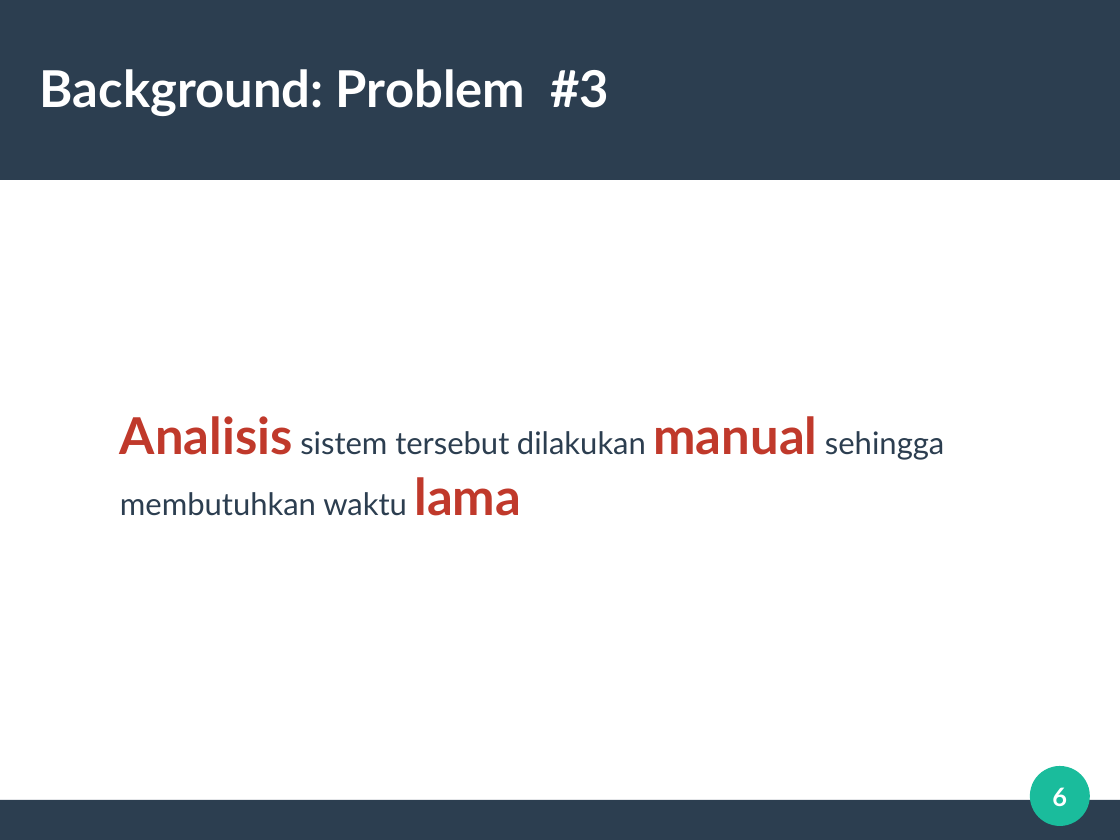
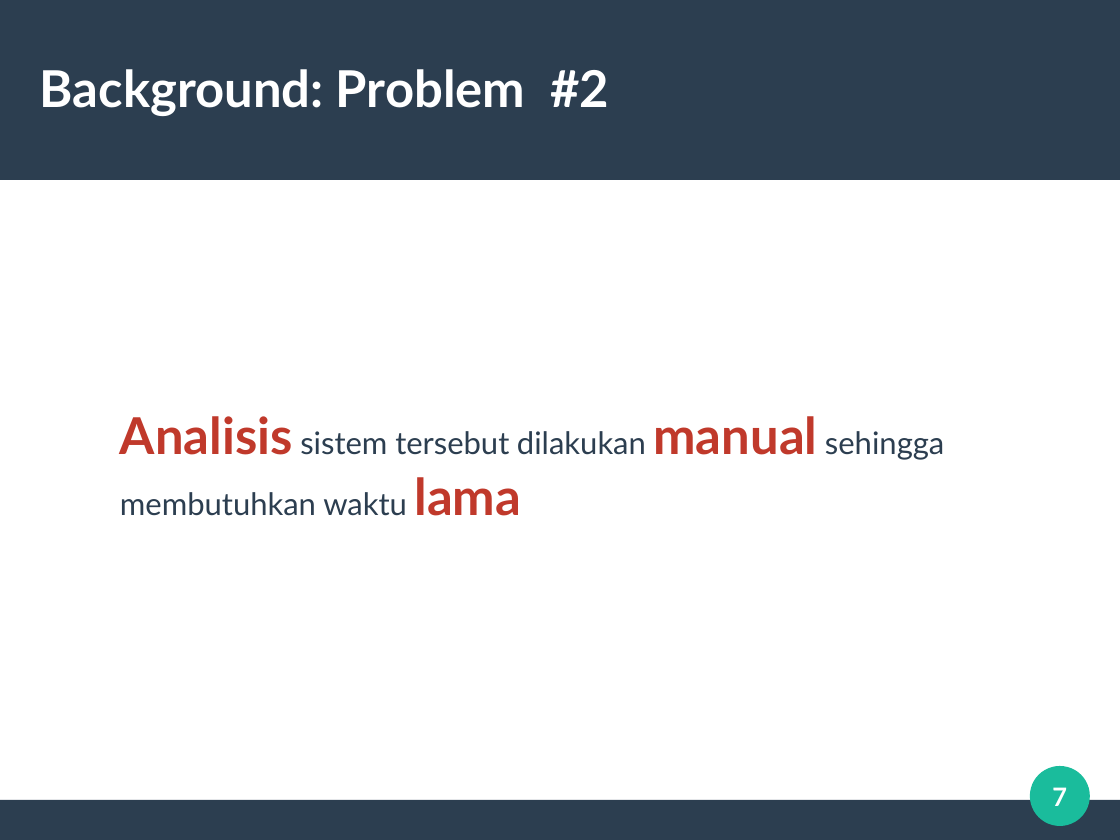
Before and after one commit to alifgiant/TA-Paper, a slide deck: slide 7 of presentation/Silde Sidang.odp (slide 6 before the commit). Drawn at 1120x840 pixels with LibreOffice and Linux fonts; fonts in the diff are those of the drawing. Boxes give left, top, right and bottom in pixels: in the first picture for what was removed or moved away, otherwise in the second. Text is boxed around its words. In the diff, an @@ line names an element or a change of style, - is before the commit and + after.

```diff
--- a/presentation/Silde Sidang.odp
+++ b/presentation/Silde Sidang.odp
@@ title at [40, 69, 609, 116]: text changed @@
-Background: Problem #3
+Background: Problem #2
@@ page number at [1052, 787, 1067, 806]: text changed @@
-6
+7
```
Also in this commit, not shown: 10 other slides changed, 16 slides added, 8 slides removed, 6 other files.
